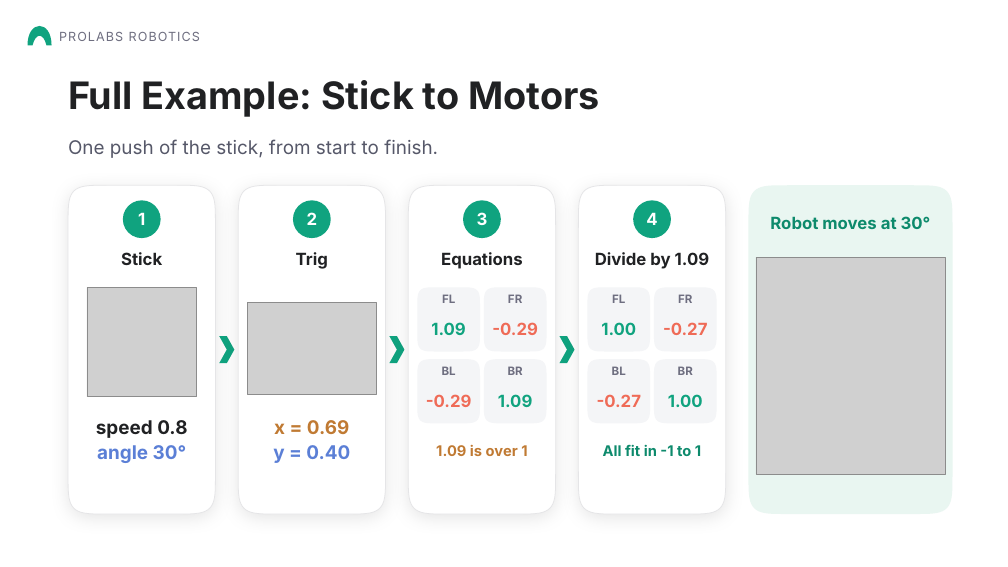
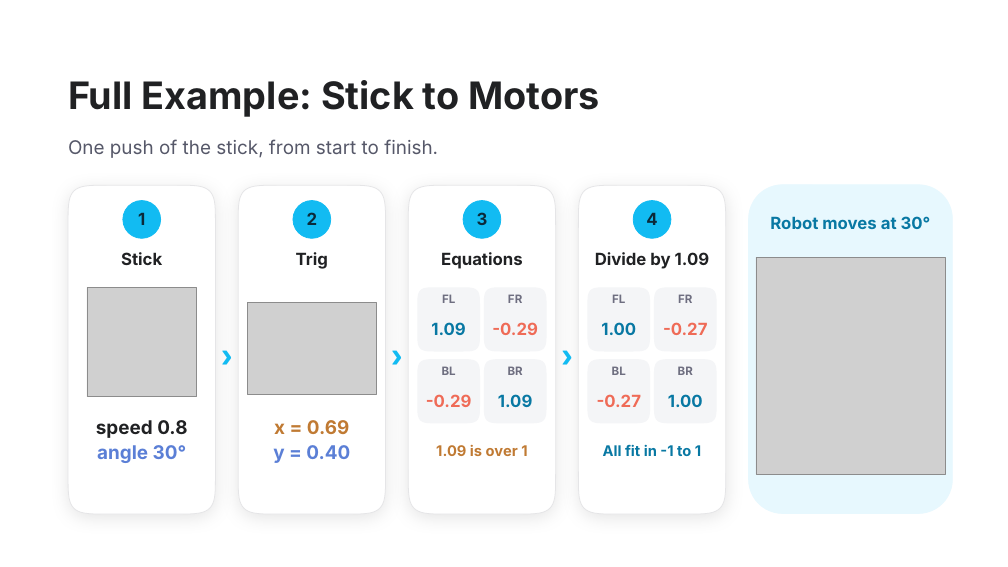
Before and after one commit to Aarav-111/FTC-Bangalore-Resources, a slide deck: slide 16 of 02-Chassis/Mecanum Wheels Presentation.pptx. Drawn at 1008x567 pixels with LibreOffice and Linux fonts; fonts in the diff are those of the drawing; grey boxes stand for pictures; background and template pictures are left out. Boxes give left, top, right and bottom in pixels: in the first picture for what was removed or moved away, otherwise in the second. Text is boxed around its words. In the diff, an @@ line names an element or a change of style, - is before the commit and + after.

Commit message:
Mecanum presentation: tank drive fails 2-3 times, light blue theme, Thank You page with QR codes, remove Prolabs Robotics

```diff
--- a/02-Chassis/Mecanum Wheels Presentation.pptx
+++ b/02-Chassis/Mecanum Wheels Presentation.pptx
@@ freeform shape removed at [27,27,51,45] @@
@@ text removed at [59,32,200,41] @@
-PROLABS ROBOTICS
@@ text colour #FFFFFF to #0B2A3A in 4 elements at [138,213,145,225], [307,212,318,225], [477,212,488,225], [646,213,657,225] @@
@@ fill #10A37F to #12BBF2; outline none to #12BBF2 0.75 pt in 4 elements at [123,200,160,238], [293,200,331,238], [463,200,501,238], [634,200,671,238] @@
@@ freeform shape removed at [749,185,953,514] @@
@@ rounded rectangle added at [749,185,952,513], fill #E7F8FE, outline #E7F8FE 0.75 pt @@
@@ text "Robot moves at 30°" at [770,216,931,229]: text colour #0D8A6C to #0878A3 @@
@@ text added at [213,324,240,371], 34 pt, text #12BBF2, bold @@
+›
@@ text added at [383,324,411,371], 34 pt, text #12BBF2, bold @@
+›
@@ text added at [554,324,581,371], 34 pt, text #12BBF2, bold @@
+›
@@ chevron removed at [219,337,234,364] @@
@@ chevron removed at [389,337,405,364] @@
@@ chevron removed at [560,337,575,364] @@
@@ text colour #10A37F to #0878A3 in 4 elements at [431,322,465,335], [498,394,532,407], [601,322,636,335], [668,394,703,407] @@
@@ text "All fit in -1 to ..." at [603,444,701,456]: text colour #0D8A6C to #0878A3 @@
```
Also in this commit, not shown: 19 other slides changed, 1 slide added, 1 slide removed, 1 other file.
